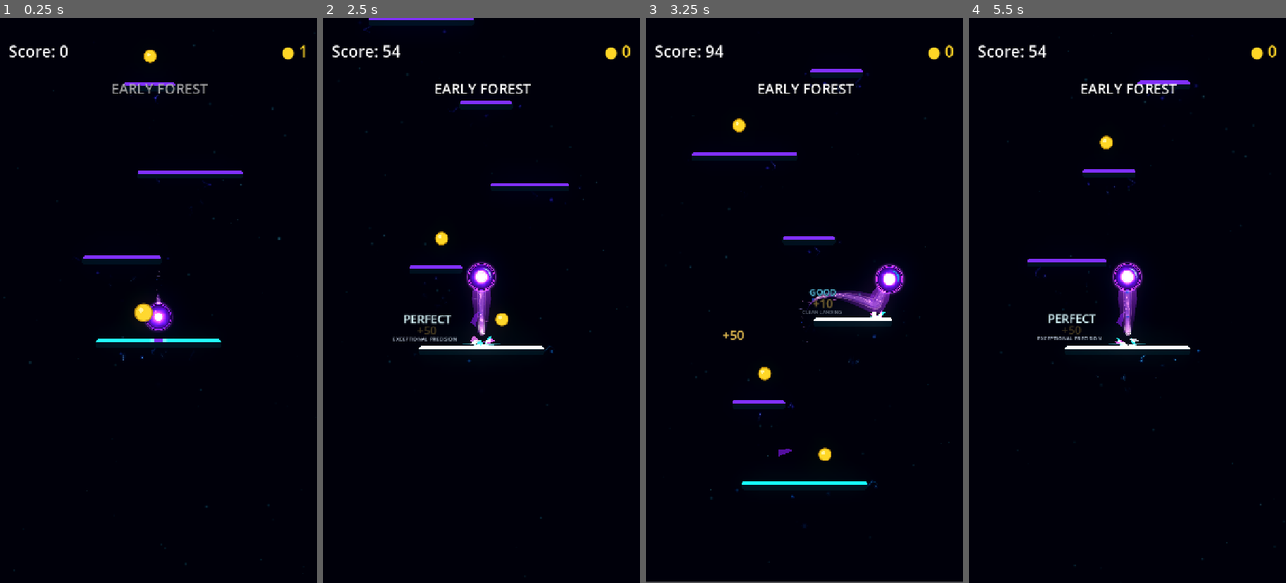
Above: before the commit, frames 1-4 (left to right).
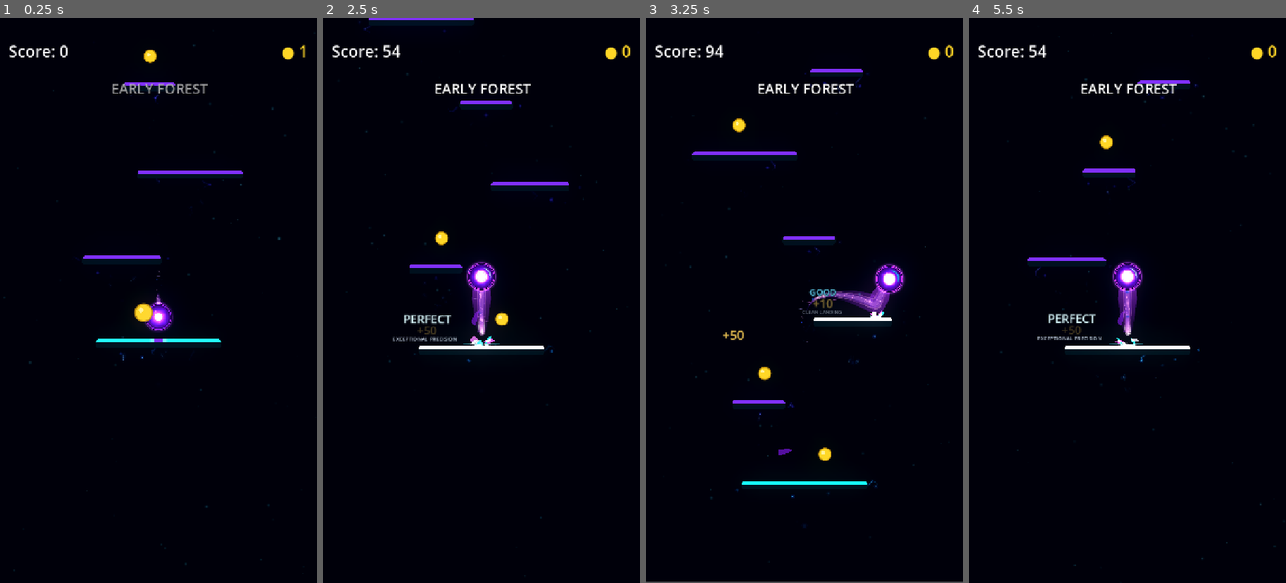
Above: after the commit, the same moments.

Repository: Kryodo/TowerJump
Game: Godot game, scene res://scenes/main.tscn
The game is run twice, just before and just after one commit, with the same random seed, the same clock (stepped at 60 frames per second) and the same inputs.
Inputs (mouse positions are in pixels of both pictures, inside the frame that each line leads up to):
- Up to frame 1 (0.25 s): no input
- Up to frame 2 (2.5 s): move the mouse to (551, 272) at 0.52 s; hold Right (ui_right) 0.53-1.25 s; click (551, 272) at 0.67 s; drag from (418, 328) to (471, 193) at 1.27 s; click "Nochmal spielen" at 2 s
- Up to frame 3 (3.25 s): move the mouse to (836, 176) at 2.77 s; hold Right (ui_right) from 2.78 s (still down)
- Up to frame 4 (5.5 s): release Right (ui_right) at 3.5 s; drag from (1111, 413) to (1060, 193) at 3.52 s; move the mouse to (1222, 385) at 4.27 s; hold Left (ui_left) 4.28-5 s; click "Nochmal spielen" at 5 s

Frame 1 is identical in both runs. In frame 2, 0.3% of the frame differs, in the area x 12-82%, y 1-61%; in frame 3, 0.3%; in frame 4, 0.4%, in the area x 18-74%, y 11-64%.

Commit message:
Soften landing camera spring response

Diff:
--- a/scripts/camera_follow.gd
+++ b/scripts/camera_follow.gd
@@ -9,11 +9,11 @@
 
 @export_category("Landing Camera Response")
 @export var landing_feedback_controller_path: NodePath = NodePath("../LandingFeedbackController")
-@export_range(0.0, 240.0, 5.0) var landing_response_impulse: float = 155.0
-@export_range(14.0, 36.0, 1.0) var landing_response_frequency: float = 22.0
-@export_range(0.35, 0.90, 0.01) var landing_response_damping_ratio: float = 0.68
-@export_range(0.0, 8.0, 0.5) var landing_response_max_offset: float = 4.5
-@export_range(0.0, 320.0, 10.0) var landing_response_max_velocity: float = 220.0
+@export_range(0.0, 240.0, 5.0) var landing_response_impulse: float = 110.0
+@export_range(14.0, 36.0, 1.0) var landing_response_frequency: float = 17.0
+@export_range(0.35, 0.90, 0.01) var landing_response_damping_ratio: float = 0.56
+@export_range(0.0, 8.0, 0.5) var landing_response_max_offset: float = 5.0
+@export_range(0.0, 320.0, 10.0) var landing_response_max_velocity: float = 180.0
 
 var _base_offset: Vector2 = Vector2.ZERO
 var _landing_response_offset_y: float = 0.0
